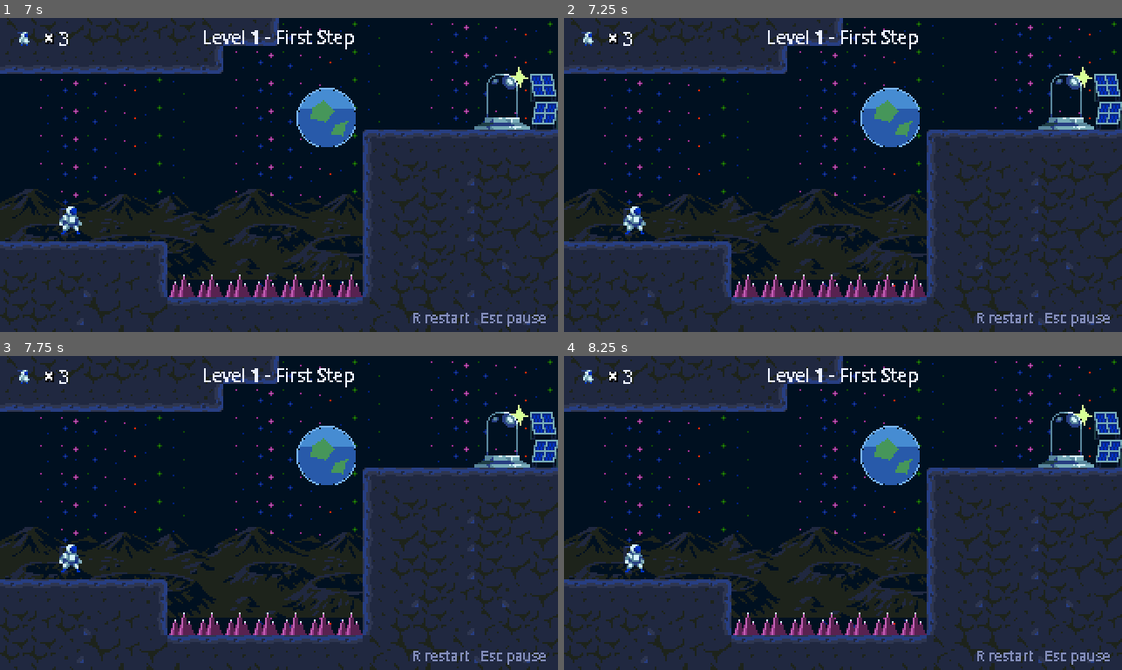
Above: before the commit, frames 1-4 (two rows, left to right).
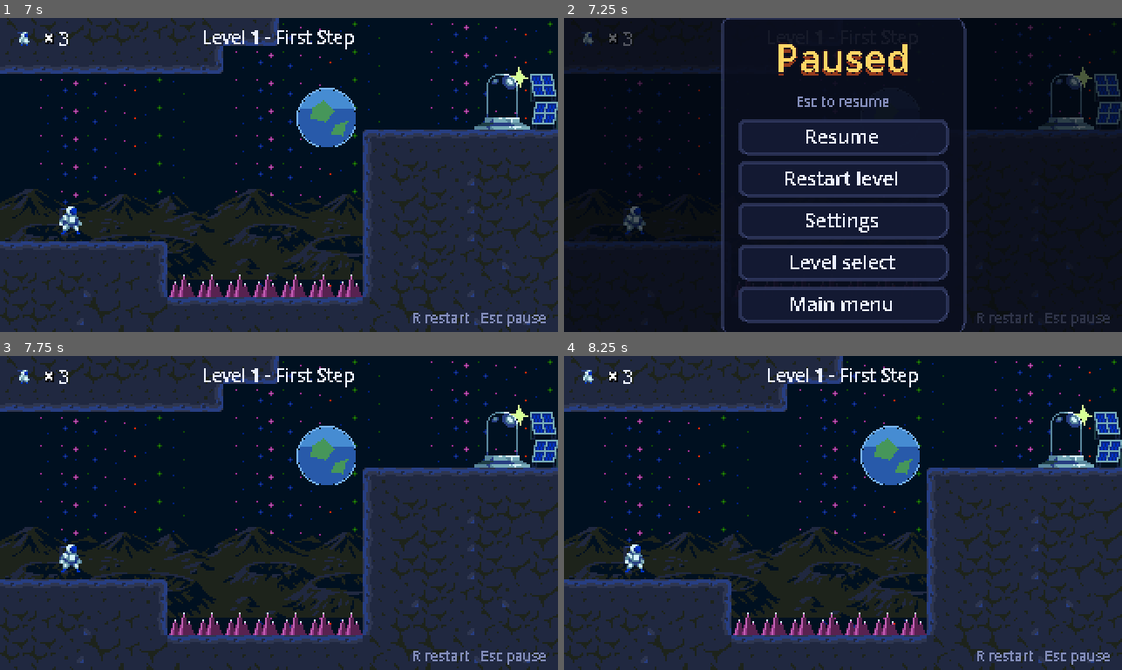
Above: after the commit, the same moments.

Repository: gab0yan/moonbounce
Game: Godot game, scene res://scenes/main_menu.tscn
Two runs of this game, one before a commit and one after it. Both use one fixed random seed, a clock stepped at 60 frames per second and the inputs below.
Inputs (mouse positions are in pixels of both pictures, inside the frame that each line leads up to):
- Up to frame 1 (7 s): click "Level Select" at 0.5 s; click "Back" at 1.25 s; click "Play" at 2 s; tap Enter at 2.75 s; move the mouse to (251, 237) at 2.77 s; press the mouse at (251, 237) at 2.78 s; tap R (restart) every 0.75 s from 3.5 to 6.5 s; move the mouse to (446, 222) at 3.52 s; release the mouse at (446, 222) at 3.53 s; click (446, 222) at 3.6 s; move the mouse to (111, 127) at 4.27 s; press the mouse at (111, 127) at 4.28 s; move the mouse to (306, 175) at 5.02 s; release the mouse at (306, 175) at 5.03 s; click (306, 175) at 5.1 s; move the mouse to (195, 96) at 5.77 s; press the mouse at (195, 96) at 5.78 s; right-click (195, 96) at 6.4 s; move the mouse to (401, 159) at 6.52 s; release the mouse at (401, 159) at 6.53 s; click (401, 159) at 6.6 s
- Up to frame 2 (7.25 s): tap Escape (pause) at 7.15 s
- Up to frame 3 (7.75 s): click (279, 475) at 7.25 s, where only the run after the commit has a clickable "Resume"
- Up to frame 4 (8.25 s): move the mouse to (731, 528) at 8.02 s; press the mouse at (731, 528) at 8.03 s

Frame 1 is identical in both runs. In frame 2, 47% of the frame differs, in the area x 0-100%, y 0-100%; in frame 3, less than 0.1%; in frame 4, nothing differs.

Commit message:
Pause Menu Added

Diff:
--- a/project.godot
+++ b/project.godot
@@ -13,6 +13,10 @@
 config/name="Moonbounce"
 run/main_scene="res://scenes/main_menu.tscn"
 config/features=PackedStringArray("4.7", "GL Compatibility")
+
+[autoload]
+
+SceneHistory="*res://scripts/scene_history.gd"
 
 [display]
 
--- /dev/null
+++ b/scenes/ui/pause_menu.gd
@@ -0,0 +1,47 @@
+extends CanvasLayer
+
+
+# Called when the node enters the scene tree for the first time.
+func _ready() -> void:
+	visible = false
+	$Center/Panel/Rows/ResumeButton.pressed.connect(_resume)
+	$Center/Panel/Rows/RestartButton.pressed.connect(_restart)
+
+
+	$Center/Panel/Rows/SettingsButton.pressed.connect(_leave.bind("res://scenes/menus/settings.tscn"))
+	$Center/Panel/Rows/LevelSelectButton.pressed.connect(_leave.bind("res://scenes/menus/level_select.tscn"))
+	$Center/Panel/Rows/MainMenuButton.pressed.connect(_leave.bind("res://scenes/main_menu.tscn"))
+
+
+func _unhandled_input(event: InputEvent) -> void:
+	if not event.is_action_pressed("pause"):
+		return
+	if visible:
+		_resume()
+	elif not get_tree().paused:
+		_open()
+	get_viewport().set_input_as_handled()
+
+func _open():
+	visible = true
+	get_tree().paused = true
+
+
+func _resume():
+	visible = false
+	get_tree().paused = false
+
+
+func _restart():
+	get_tree().paused = false
+	get_tree().reload_current_scene()
+
+
+func _leave(path):
+	get_tree().paused = false
+	get_tree().change_scene_to_file(path)
+
+
+# Called every frame. 'delta' is the elapsed time since the previous frame.
+func _process(delta: float) -> void:
+	pass
--- a/scenes/ui/pause_menu.tscn
+++ b/scenes/ui/pause_menu.tscn
@@ -1,23 +1,22 @@
-[gd_scene format=3]
+[gd_scene format=3 uid="uid://cf2d5n76v4mt7"]
 
-[ext_resource type="Theme" path="res://assets/ui/ui_theme.tres" id="1_ui_theme"]
+[ext_resource type="Script" uid="uid://du7o6p1p2yun2" path="res://scenes/ui/pause_menu.gd" id="1_0lmf7"]
+[ext_resource type="Theme" uid="uid://c6avyywpusyws" path="res://assets/ui/ui_theme.tres" id="1_ui_theme"]
 
-[node name="PauseMenu" type="CanvasLayer"]
+[node name="PauseMenu" type="CanvasLayer" unique_id=291646182]
 process_mode = 3
 layer = 10
+script = ExtResource("1_0lmf7")
 
-[node name="Dim" type="ColorRect" parent="."]
-layout_mode = 1
+[node name="Dim" type="ColorRect" parent="." unique_id=1034545655]
 anchors_preset = 15
 anchor_right = 1.0
 anchor_bottom = 1.0
 grow_horizontal = 2
 grow_vertical = 2
-mouse_filter = 0
 color = Color(0.016, 0.024, 0.055, 0.667)
 
-[node name="Center" type="CenterContainer" parent="."]
-layout_mode = 1
+[node name="Center" type="CenterContainer" parent="." unique_id=319882556]
 anchors_preset = 15
 anchor_right = 1.0
 anchor_bottom = 1.0
@@ -25,41 +24,41 @@
 grow_vertical = 2
 theme = ExtResource("1_ui_theme")
 
-[node name="Panel" type="PanelContainer" parent="Center"]
+[node name="Panel" type="PanelContainer" parent="Center" unique_id=669199859]
 custom_minimum_size = Vector2(140, 0)
 layout_mode = 2
 
-[node name="Rows" type="VBoxContainer" parent="Center/Panel"]
+[node name="Rows" type="VBoxContainer" parent="Center/Panel" unique_id=1414785486]
 layout_mode = 2
 
-[node name="Title" type="Label" parent="Center/Panel/Rows"]
+[node name="Title" type="Label" parent="Center/Panel/Rows" unique_id=744584949]
 layout_mode = 2
 theme_type_variation = &"TitleLabel"
 text = "Paused"
 horizontal_alignment = 1
 
-[node name="Subtitle" type="Label" parent="Center/Panel/Rows"]
+[node name="Subtitle" type="Label" parent="Center/Panel/Rows" unique_id=1860836259]
 layout_mode = 2
 theme_type_variation = &"SmallLabel"
 text = "Esc to resume"
 horizontal_alignment = 1
 
-[node name="ResumeButton" type="Button" parent="Center/Panel/Rows"]
+[node name="ResumeButton" type="Button" parent="Center/Panel/Rows" unique_id=1243369833]
 layout_mode = 2
 text = "Resume"
 
-[node name="RestartButton" type="Button" parent="Center/Panel/Rows"]
+[node name="RestartButton" type="Button" parent="Center/Panel/Rows" unique_id=1422501121]
 layout_mode = 2
 text = "Restart level"
 
-[node name="SettingsButton" type="Button" parent="Center/Panel/Rows"]
+[node name="SettingsButton" type="Button" parent="Center/Panel/Rows" unique_id=986874879]
 layout_mode = 2
 text = "Settings"
 
-[node name="LevelSelectButton" type="Button" parent="Center/Panel/Rows"]
+[node name="LevelSelectButton" type="Button" parent="Center/Panel/Rows" unique_id=20324655]
 layout_mode = 2
 text = "Level select"
 
-[node name="MainMenuButton" type="Button" parent="Center/Panel/Rows"]
+[node name="MainMenuButton" type="Button" parent="Center/Panel/Rows" unique_id=815435220]
 layout_mode = 2
 text = "Main menu"
--- a/scripts/credits.gd
+++ b/scripts/credits.gd
@@ -3,8 +3,8 @@
 
 # Called when the node enters the scene tree for the first time.
 func _ready() -> void:
-	$BackButton.pressed.connect(_on_back_button_pressed)
+	pass  # Back button is connected in the editor (Node tab > Signals)
 
 
 func _on_back_button_pressed() -> void:
-	get_tree().change_scene_to_file("res://scenes/main_menu.tscn")
+	SceneHistory.go_back()
--- a/scripts/level_select.gd
+++ b/scripts/level_select.gd
@@ -3,10 +3,10 @@
 
 # Called when the node enters the scene tree for the first time.
 func _ready() -> void:
-	$BackButton.pressed.connect(_on_back_button_pressed)
+	pass  # Back button is connected in the editor (Node tab > Signals)
 
 
 
 
 func _on_back_button_pressed() -> void:
-	get_tree().change_scene_to_file("res://scenes/main_menu.tscn")
+	SceneHistory.go_back()
--- /dev/null
+++ b/scripts/pause_menu.gd
@@ -0,0 +1,11 @@
+extends Node
+
+
+# Called when the node enters the scene tree for the first time.
+func _ready() -> void:
+	pass # Replace with function body.
+
+
+# Called every frame. 'delta' is the elapsed time since the previous frame.
+func _process(delta: float) -> void:
+	pass
--- /dev/null
+++ b/scripts/scene_history.gd
@@ -0,0 +1,38 @@
+extends Node
+## Autoload "SceneHistory": remembers which scenes you came from,
+## so Back buttons can return to the previous scene.
+
+var _history: Array[String] = []
+var _current := ""
+var _going_back := false
+
+
+func _ready() -> void:
+	get_tree().scene_changed.connect(_on_scene_changed)
+	_remember_first_scene.call_deferred()
+
+
+func _remember_first_scene() -> void:
+	if get_tree().current_scene:
+		_current = get_tree().current_scene.scene_file_path
+
+
+# Runs automatically after every change_scene_to_file / reload_current_scene.
+func _on_scene_changed() -> void:
+	var new_scene := get_tree().current_scene.scene_file_path
+	if _going_back:
+		_going_back = false
+	elif new_scene in _history:
+		# Came back to a scene we already visited: cut the loop off.
+		_history.resize(_history.find(new_scene))
+	elif _current != "" and _current != new_scene:
+		_history.push_back(_current)
+	_current = new_scene
+
+
+## Go to the previous scene. If there is none, go to the fallback.
+func go_back(fallback := "res://scenes/main_menu.tscn") -> void:
+	var path: String = fallback if _history.is_empty() else _history.pop_back()
+	_going_back = true
+	get_tree().paused = false
+	get_tree().change_scene_to_file(path)
--- a/scripts/settings.gd
+++ b/scripts/settings.gd
@@ -3,8 +3,8 @@
 
 # Called when the node enters the scene tree for the first time.
 func _ready() -> void:
-	$BackButton.pressed.connect(_on_back_button_pressed)
+	pass  # Back button is connected in the editor (Node tab > Signals)
 
 
 func _on_back_button_pressed() -> void:
-	get_tree().change_scene_to_file("res://scenes/main_menu.tscn")
+	SceneHistory.go_back()
Not shown, added: scenes/ui/pause_menu.gd.uid
Not shown, added: scripts/pause_menu.gd.uid
Not shown, added: scripts/scene_history.gd.uid
